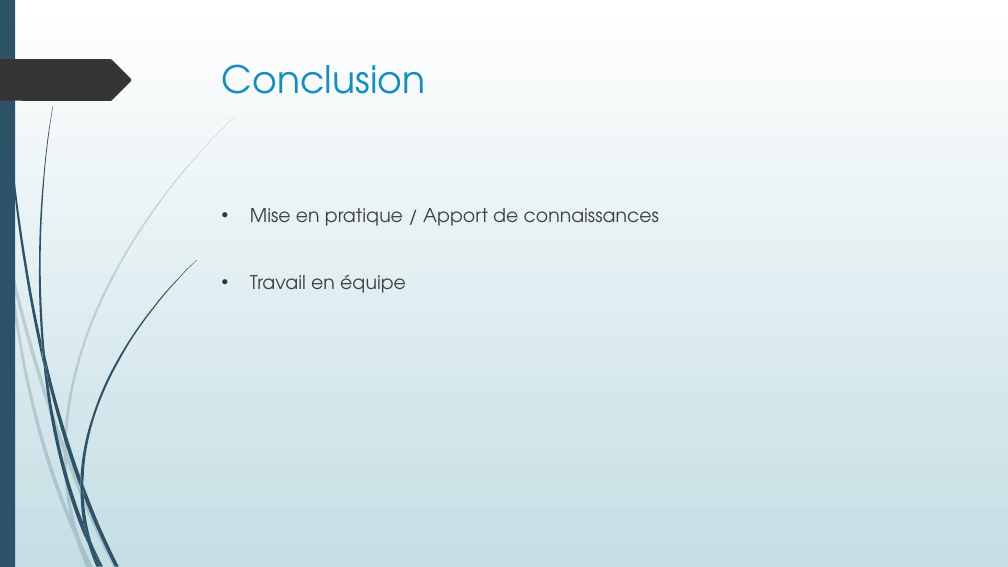
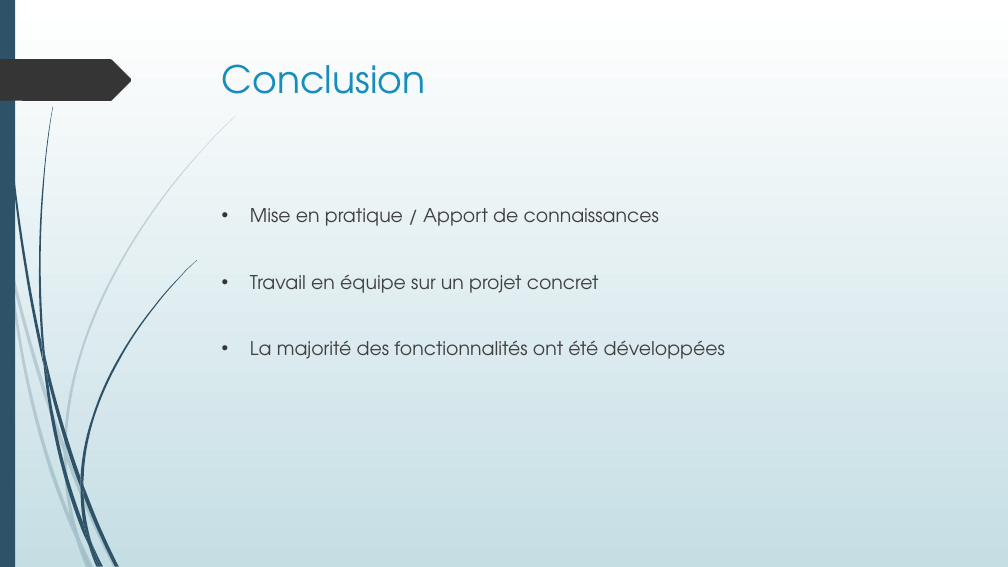
Before and after one commit to Ancalimeras/PuyDuFou, a slide deck: slide 11 of PPT JEE ANDROID.pptx (slide 10 before the commit). Drawn at 1008x567 pixels with LibreOffice and Linux fonts; fonts in the diff are those of the drawing. Boxes give left, top, right and bottom in pixels: in the first picture for what was removed or moved away, otherwise in the second. Text is boxed around its words. In the diff, an @@ line names an element or a change of style, - is before the commit and + after.

```diff
--- a/PPT JEE ANDROID.pptx
+++ b/PPT JEE ANDROID.pptx
@@ text at <box>250,275,725,359</box>: text changed @@
-• Travail en équipe
+• Travail en équipe sur un projet concret
+• La majorité des fonctionnalités ont été développées
```
Also in this commit, not shown: 4 other slides changed, 3 slides added, 1 slide removed.
